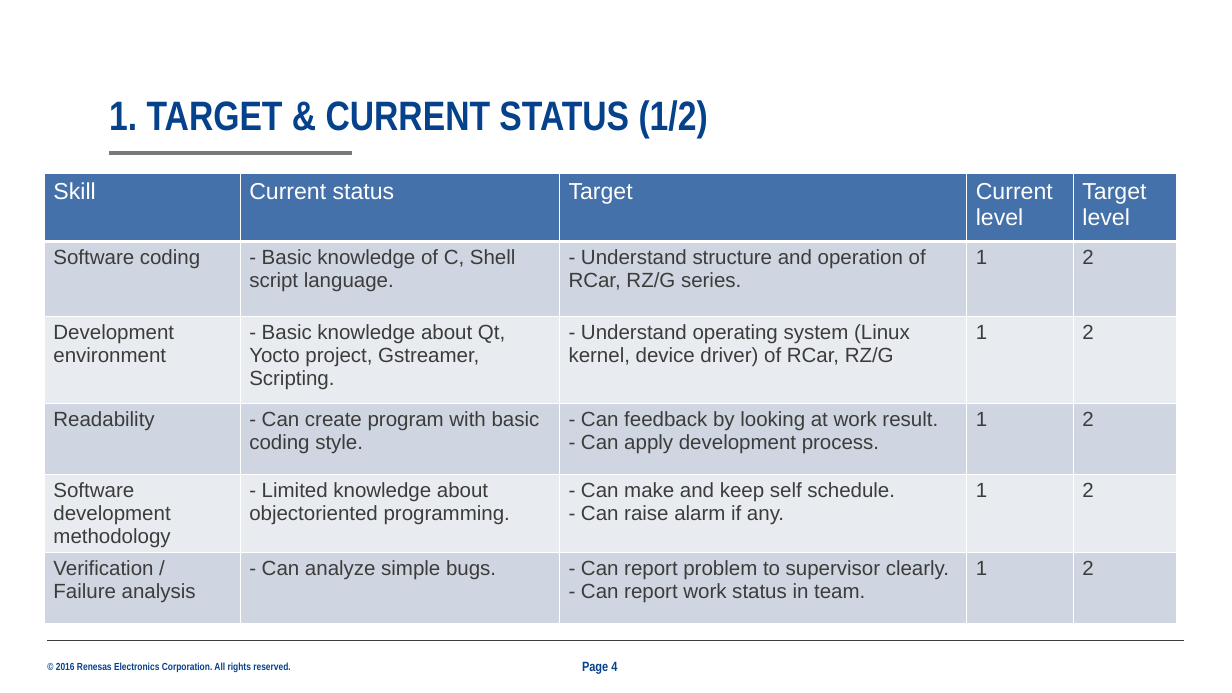
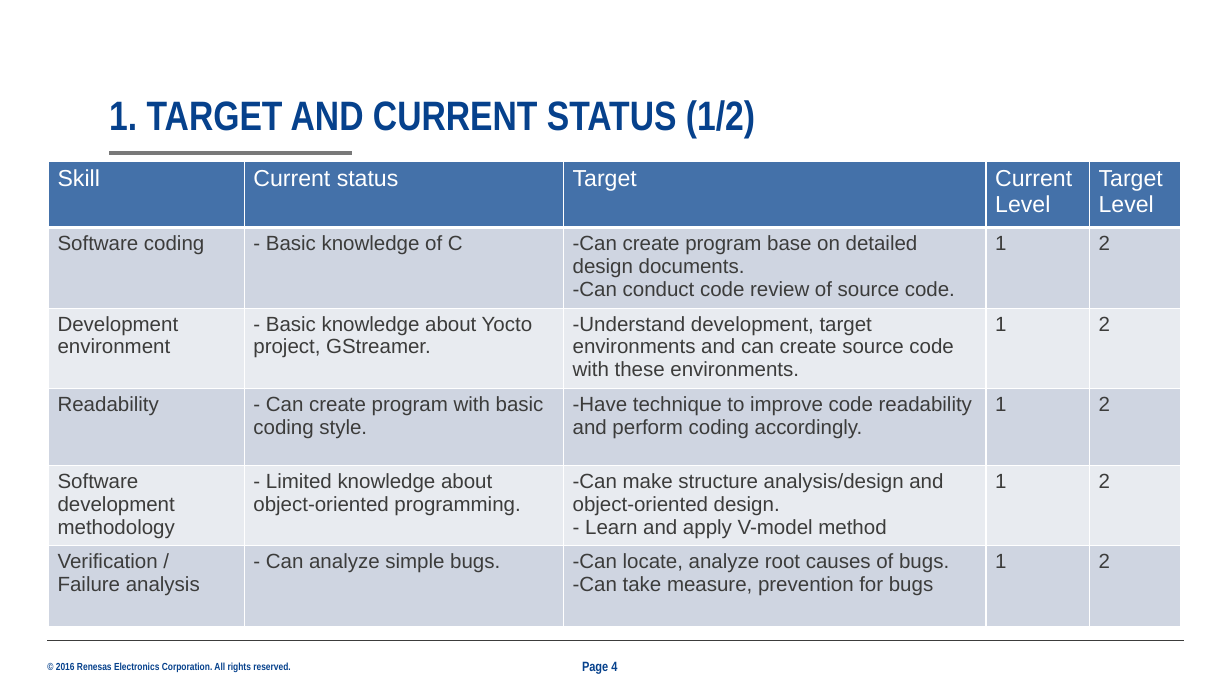
Before and after one commit to trankha/pre1, a slide deck: slide 4 of 25G_Presentation.pptx. Drawn at 1232x693 pixels with LibreOffice and Linux fonts; fonts in the diff are those of the drawing; background and template pictures are left out. Boxes give left, top, right and bottom in pixels: in the first picture for what was removed or moved away, otherwise in the second. Text is boxed around its words. In the diff, an @@ line names an element or a change of style, - is before the commit and + after.

```diff
--- a/25G_Presentation.pptx
+++ b/25G_Presentation.pptx
@@ title at (109,100,755,138): text changed @@
-1. TARGET & CURRENT STATUS (1/2)
+1. TARGET AND CURRENT STATUS (1/2)
@@ table at (48,162,1181,635) @@
-row 1, column 4: Current / level
+row 1, column 4: Current / Level
-row 1, column 5: Target / level
+row 1, column 5: Target / Level
-row 2, column 2: - Basic knowledge of C, Shell script language.
+row 2, column 2: - Basic knowledge of C
-row 2, column 3: - Understand structure and operation of RCar, RZ/G series.
+row 2, column 3: -Can create program base on detailed design documents. / -Can conduct code review of source code.
-row 3, column 2: - Basic knowledge about Qt, Yocto project, Gstreamer, Scripting.
+row 3, column 2: - Basic knowledge about Yocto project, GStreamer.
-row 3, column 3: - Understand operating system (Linux kernel, device driver) of RCar, RZ/G
+row 3, column 3: -Understand development, target environments and can create source code with these environments.
-row 4, column 3: - Can feedback by looking at work result. / - Can apply development process.
+row 4, column 3: -Have technique to improve code readability and perform coding accordingly.
-row 5, column 2: - Limited knowledge about objectoriented programming.
+row 5, column 2: - Limited knowledge about object-oriented programming.
-row 5, column 3: - Can make and keep self schedule. / - Can raise alarm if any.
+row 5, column 3: -Can make structure analysis/design and object-oriented design. / - Learn and apply V-model method
-row 6, column 3: - Can report problem to supervisor clearly. / - Can report work status in team.
+row 6, column 3: -Can locate, analyze root causes of bugs. / -Can take measure, prevention for bugs
@@ table: place and size @@
-table at (44,174,1177,629)
+table at (48,162,1181,635)
```
Also in this commit, not shown: 14 other slides changed.
